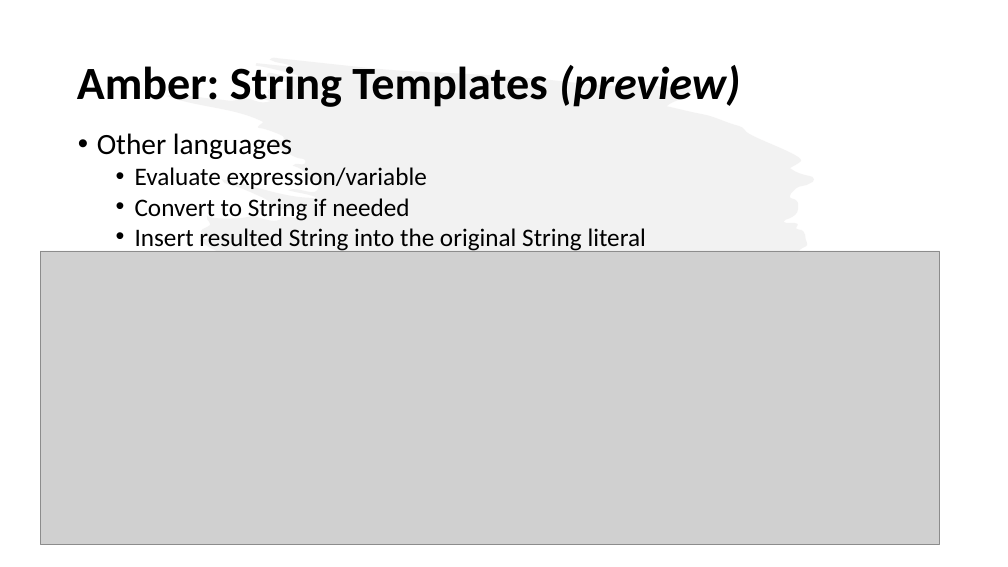
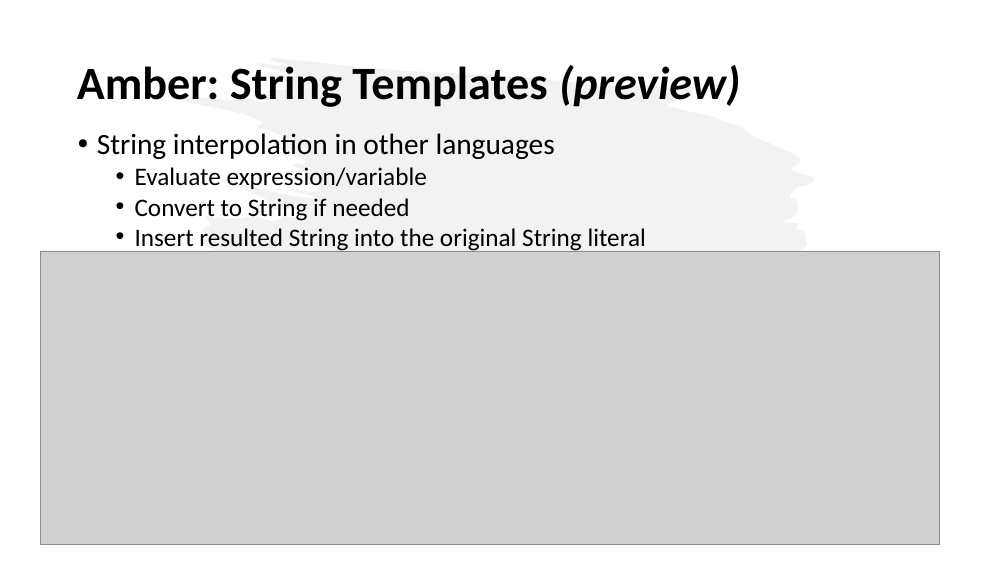
Before and after one commit to iuliana/jdk21-parent-project, a slide deck: slide 8 of Java21-Presentation.pptx. Drawn at 1008x567 pixels with LibreOffice and Linux fonts; fonts in the diff are those of the drawing; grey boxes stand for pictures. Boxes give left, top, right and bottom in pixels: in the first picture for what was removed or moved away, otherwise in the second. Text is boxed around its words. In the diff, an @@ line names an element or a change of style, - is before the commit and + after.

```diff
--- a/Java21-Presentation.pptx
+++ b/Java21-Presentation.pptx
@@ text at (97, 133, 555, 159): text changed @@
-• Other languages
+• String interpolation in other languages
```
Also in this commit, not shown: 9 other files.
